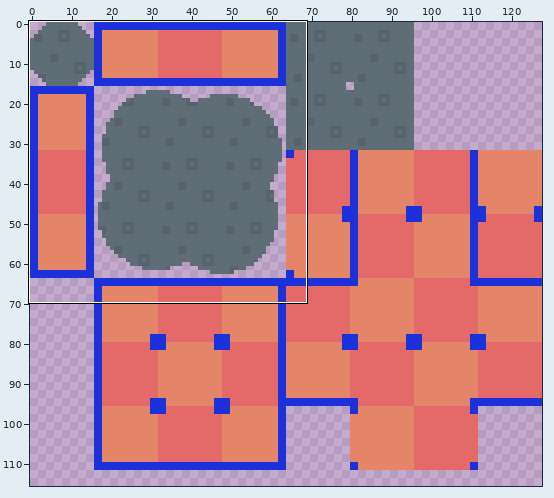
Two states of a sprite sheet, res/bg_rocks.png. Above, an overview of the earlier version with the close-up marked.
Close-up. Before:
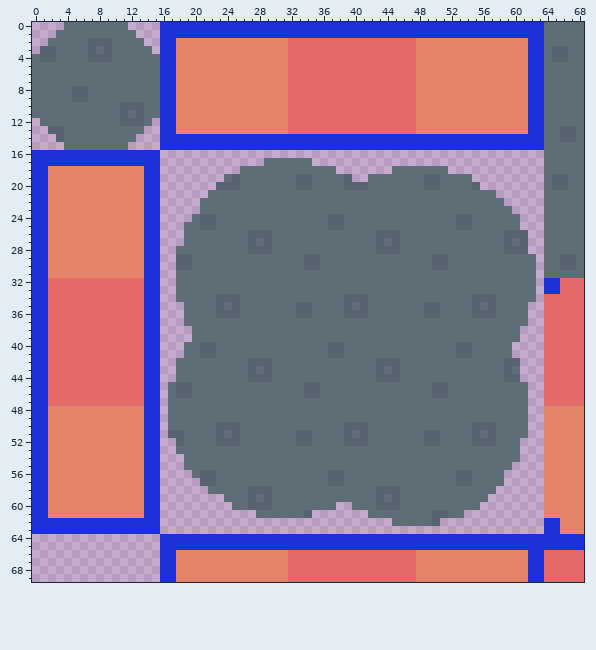
The file is 128x128 pixels. Shown: x 0..68, y 0..69. The wide view leaves out empty margins.
After:
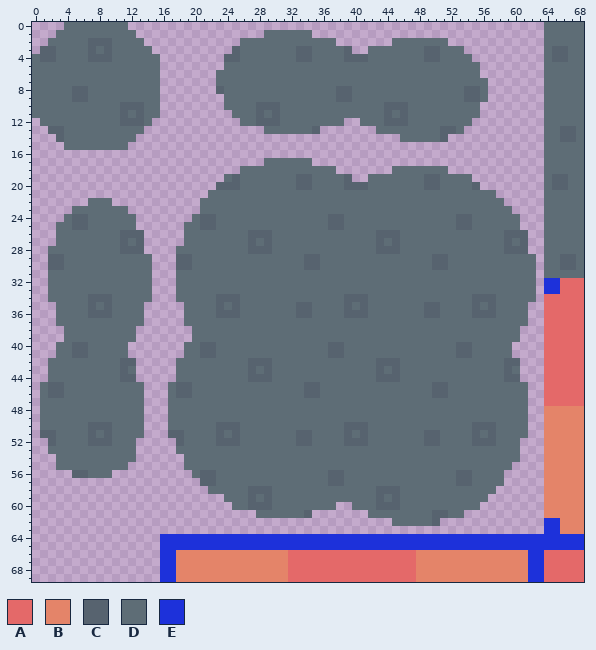
Palette (. is transparent): A #e46969  B #e48469  C #57636f  D #5e6d76  E #1d31da
The edit:
y 0: x 16..63 EEEEEEEEEEEEEEEEEEEEEEEEEEEEEEEEEEEEEEEEEEEEEEEE -> ................................................
y 1: x 16..63 EEEEEEEEEEEEEEEEEEEEEEEEEEEEEEEEEEEEEEEEEEEEEEEE -> .............DDDDDD.............................
y 2: x 16..63 EEBBBBBBBBBBBBBBAAAAAAAAAAAAAAAABBBBBBBBBBBBBBEE -> ..........DDDDDDDDDDDD.......DDDDDDD............
y 3: x 16..63 EEBBBBBBBBBBBBBBAAAAAAAAAAAAAAAABBBBBBBBBBBBBBEE -> .........CDDDDDDDCCDDDDC..DDDDDDDCCDDD..........
y 4: x 16..63 EEBBBBBBBBBBBBBBAAAAAAAAAAAAAAAABBBBBBBBBBBBBBEE -> ........CCDDDDDDDCCDDDDCCCDDDDDDDCCDDDD.........
y 5: x 16..63 EEBBBBBBBBBBBBBBAAAAAAAAAAAAAAAABBBBBBBBBBBBBBEE -> ........DDDDDDDDDDDDDDDDDDDDDDDDDDDDDDDD........
y 6: x 16..63 EEBBBBBBBBBBBBBBAAAAAAAAAAAAAAAABBBBBBBBBBBBBBEE -> .......DDDDDDDDDDDDDDDDDDDDDDDDDDDDDDDDD........
y 7: x 16..63 EEBBBBBBBBBBBBBBAAAAAAAAAAAAAAAABBBBBBBBBBBBBBEE -> .......DDDDDDDDDDDDDDDDDDDDDDDDDDDDDDDDDD.......
y 8: x 16..63 EEBBBBBBBBBBBBBBAAAAAAAAAAAAAAAABBBBBBBBBBBBBBEE -> .......CDDDDDDDDDDDDDDCCDDDDDDDDDDDDDDCCD.......
y 9: x 16..63 EEBBBBBBBBBBBBBBAAAAAAAAAAAAAAAABBBBBBBBBBBBBBEE -> ........DDDDDDDDDDDDDDCCDDDDDDDDDDDDDDCCD.......
y 10: x 16..63 EEBBBBBBBBBBBBBBAAAAAAAAAAAAAAAABBBBBBBBBBBBBBEE -> ........DDDDCCCDDDDDDDDDDDDDCCCDDDDDDDDD........
y 11: x 16..63 EEBBBBBBBBBBBBBBAAAAAAAAAAAAAAAABBBBBBBBBBBBBBEE -> .........DDDCDCDDDDDDDDDDDDDCDCDDDDDDDDD........
y 12: x 16..63 EEBBBBBBBBBBBBBBAAAAAAAAAAAAAAAABBBBBBBBBBBBBBEE -> ..........DDCCCDDDDDDDD..DDDCCCDDDDDDDD.........
y 13: x 16..63 EEBBBBBBBBBBBBBBAAAAAAAAAAAAAAAABBBBBBBBBBBBBBEE -> .............DDDDDDC.......DDDDDDDDCCD..........
y 14: x 16..63 EEEEEEEEEEEEEEEEEEEEEEEEEEEEEEEEEEEEEEEEEEEEEEEE -> ..............................DDDDDC............
y 15: x 16..63 EEEEEEEEEEEEEEEEEEEEEEEEEEEEEEEEEEEEEEEEEEEEEEEE -> ................................................
y 16..17: x 0..15 EEEEEEEEEEEEEEEE -> ................
y 18..21: x 0..15 EEBBBBBBBBBBBBEE -> ................
y 22: x 0..15 EEBBBBBBBBBBBBEE -> .......DDD......
y 23: x 0..15 EEBBBBBBBBBBBBEE -> .....DDDDDDD....
y 24: x 0..15 EEBBBBBBBBBBBBEE -> ....DCCDDDDDD...
y 25: x 0..15 EEBBBBBBBBBBBBEE -> ...DDCCDDDDDD...
y 26: x 0..15 EEBBBBBBBBBBBBEE -> ...DDDDDDDDCCC..
y 27: x 0..15 EEBBBBBBBBBBBBEE -> ...DDDDDDDDCDC..
y 28: x 0..15 EEBBBBBBBBBBBBEE -> ..DDDDDDDDDCCC..
y 29..30: x 0..15 EEBBBBBBBBBBBBEE -> ..CCDDDDDDDDDDD.
y 31: x 0..15 EEBBBBBBBBBBBBEE -> ..DDDDDDDDDDDDD.
y 32..33: x 0..15 EEAAAAAAAAAAAAEE -> ..DDDDDDDDDDDDD.
y 34: x 0..15 EEAAAAAAAAAAAAEE -> ..DDDDDCCCDDDDD.
y 35: x 0..15 EEAAAAAAAAAAAAEE -> ...DDDDCDCDDDD..
y 36: x 0..15 EEAAAAAAAAAAAAEE -> ...DDDDCCCDDDD..
y 37: x 0..15 EEAAAAAAAAAAAAEE -> ...DDDDDDDDDDD..
y 38..39: x 0..15 EEAAAAAAAAAAAAEE -> ....DDDDDDDDD...
y 40..41: x 0..15 EEAAAAAAAAAAAAEE -> ...DDCCDDDDD....
y 42: x 0..15 EEAAAAAAAAAAAAEE -> ..DDDDDDDDDCC...
y 43: x 0..15 EEAAAAAAAAAAAAEE -> ..DDDDDDDDDCD...
y 44: x 0..15 EEAAAAAAAAAAAAEE -> ..DDDDDDDDDCC...
y 45..46: x 0..15 EEAAAAAAAAAAAAEE -> .DCCDDDDDDDDDD..
y 47: x 0..15 EEAAAAAAAAAAAAEE -> .DDDDDDDDDDDDD..
y 48..49: x 0..15 EEBBBBBBBBBBBBEE -> .DDDDDDDDDDDDD..
y 50: x 0..15 EEBBBBBBBBBBBBEE -> .DDDDDDCCCDDDD..
y 51: x 0..15 EEBBBBBBBBBBBBEE -> .CCDDDDCDCDDDD..
y 52: x 0..15 EEBBBBBBBBBBBBEE -> ..CDDDDCCCDDD...
y 53: x 0..15 EEBBBBBBBBBBBBEE -> ..DDDDDDDDDDD...
y 54: x 0..15 EEBBBBBBBBBBBBEE -> ...DDDDDDDDDD...
y 55: x 0..15 EEBBBBBBBBBBBBEE -> ...DDDDDDDDD....
y 56: x 0..15 EEBBBBBBBBBBBBEE -> .....CCDDD......
y 57..61: x 0..15 EEBBBBBBBBBBBBEE -> ................
y 62..63: x 0..15 EEEEEEEEEEEEEEEE -> ................
Boxes around the changes in both close-ups, in picture pixels (x1, y1, x2, y2):
changed: (32, 22, 544, 534)
